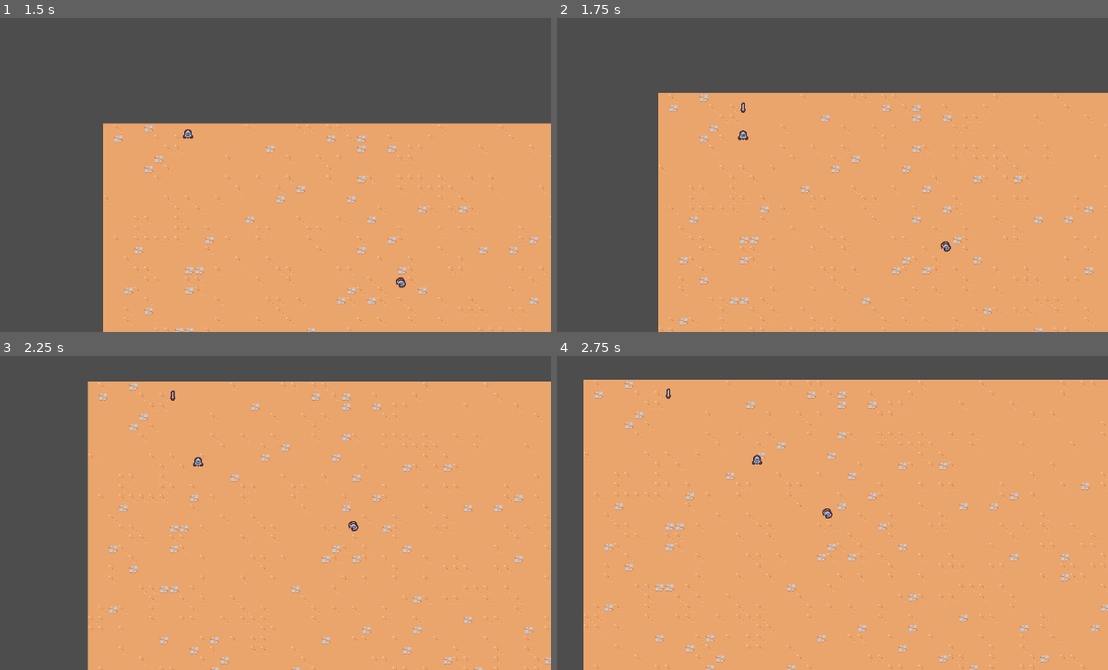
Above: before the commit, frames 1-4 (two rows, left to right).
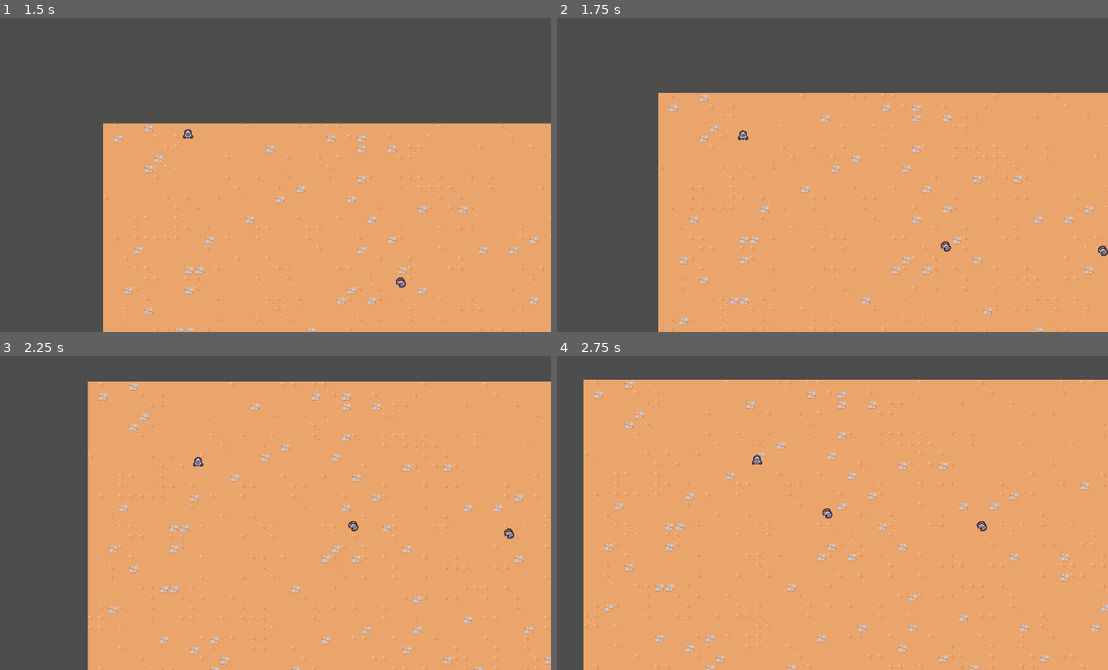
Above: after the commit, the same moments.

Repository: justknick/myFirst2DSurvivorsGame
Game: Godot game, scene res://scenes/main/main.tscn
Two runs of this game, one before a commit and one after it. Both use one fixed random seed, a clock stepped at 60 frames per second and the inputs below.
Inputs:
- Up to frame 1 (1.5 s): hold D (move_right) 0.53-1.28 s; hold S (move_down) from 1.28 s (still down)
- Up to frame 2 (1.75 s): keep holding S (move_down)
- Up to frame 3 (2.25 s): release S (move_down) at 2.03 s; hold D (move_right) from 2.03 s (still down)
- Up to frame 4 (2.75 s): keep holding D (move_right)

Frame 1 is identical in both runs. In frame 2, less than 0.1% of the frame differs, in the area x 33-100%, y 26-76%; in frame 3, less than 0.1%, in the area x 30-94%, y 11-59%; in frame 4, less than 0.1%.

Commit message:
updated main, basic enemy, sword ability, sword ability controller (sword attacks closer enemy)

Diff:
--- a/scenes/ability/sword_ability/sword_ability.tscn
+++ b/scenes/ability/sword_ability/sword_ability.tscn
@@ -1,8 +1,90 @@
-[gd_scene load_steps=2 format=3 uid="uid://d3je3smxavpyd"]
+[gd_scene load_steps=5 format=3 uid="uid://d3je3smxavpyd"]
 
 [ext_resource type="Texture2D" uid="uid://cgbxcuv81708a" path="res://scenes/ability/sword_ability/sword.png" id="1_jkila"]
 
+[sub_resource type="Animation" id="Animation_3igil"]
+length = 0.001
+tracks/0/type = "value"
+tracks/0/imported = false
+tracks/0/enabled = true
+tracks/0/path = NodePath("Sprite2D:rotation")
+tracks/0/interp = 1
+tracks/0/loop_wrap = true
+tracks/0/keys = {
+"times": PackedFloat32Array(0),
+"transitions": PackedFloat32Array(1),
+"update": 0,
+"values": [0.0]
+}
+tracks/1/type = "value"
+tracks/1/imported = false
+tracks/1/enabled = true
+tracks/1/path = NodePath("Sprite2D:scale")
+tracks/1/interp = 1
+tracks/1/loop_wrap = true
+tracks/1/keys = {
+"times": PackedFloat32Array(0),
+"transitions": PackedFloat32Array(1),
+"update": 0,
+"values": [Vector2(1, 1)]
+}
+
+[sub_resource type="Animation" id="Animation_dbawg"]
+resource_name = "swing"
+length = 0.75
+step = 0.05
+tracks/0/type = "value"
+tracks/0/imported = false
+tracks/0/enabled = true
+tracks/0/path = NodePath("Sprite2D:rotation")
+tracks/0/interp = 2
+tracks/0/loop_wrap = true
+tracks/0/keys = {
+"times": PackedFloat32Array(0, 0.2, 0.4, 0.75),
+"transitions": PackedFloat32Array(1, 1, 1.68179, 1),
+"update": 0,
+"values": [0.0, -0.174533, 3.14159, 0.0]
+}
+tracks/1/type = "value"
+tracks/1/imported = false
+tracks/1/enabled = true
+tracks/1/path = NodePath("Sprite2D:scale")
+tracks/1/interp = 2
+tracks/1/loop_wrap = true
+tracks/1/keys = {
+"times": PackedFloat32Array(0, 0.1, 0.2, 0.35, 0.5, 0.75),
+"transitions": PackedFloat32Array(1, 1, 1, 1, 5.65686, 1),
+"update": 0,
+"values": [Vector2(0, 0), Vector2(1.25, 1.25), Vector2(1, 1), Vector2(2, 2), Vector2(1, 1), Vector2(0, 0)]
+}
+tracks/2/type = "method"
+tracks/2/imported = false
+tracks/2/enabled = true
+tracks/2/path = NodePath(".")
+tracks/2/interp = 1
+tracks/2/loop_wrap = true
+tracks/2/keys = {
+"times": PackedFloat32Array(0.75),
+"transitions": PackedFloat32Array(1),
+"values": [{
+"args": [],
+"method": &"queue_free"
+}]
+}
+
+[sub_resource type="AnimationLibrary" id="AnimationLibrary_tymy0"]
+_data = {
+"RESET": SubResource("Animation_3igil"),
+"swing": SubResource("Animation_dbawg")
+}
+
 [node name="SwordAbility" type="Node2D"]
+
+[node name="AnimationPlayer" type="AnimationPlayer" parent="."]
+autoplay = "swing"
+libraries = {
+"": SubResource("AnimationLibrary_tymy0")
+}
 
 [node name="Sprite2D" type="Sprite2D" parent="."]
 texture = ExtResource("1_jkila")
--- a/scenes/ability/sword_ability_controller/sword_ability_controller.gd
+++ b/scenes/ability/sword_ability_controller/sword_ability_controller.gd
@@ -1,5 +1,7 @@
 extends Node
 # Purpose is to  spawn the sword in an auto fashion to attack enemies
+
+const MAX_RANGE = 150
 
 # Specify scene that corresponds to sword ability
 # Tells the type of variable that's being exported in the inspector
@@ -12,14 +14,30 @@
 
 
 func on_timer_timeout():
-	# we will place the location where the sword ability to appear
 	var player = get_tree().get_first_node_in_group("player") as Node2D
 	if player == null:
 		return
+
+	# we will place the location where the sword ability to appear
+	var enemies = get_tree().get_nodes_in_group("enemy")
+	enemies = enemies.filter(func(enemy: Node2D):
+		return enemy.global_position.distance_squared_to(player.global_position) < pow(MAX_RANGE, 2)
+#		return false
+	)
+
+	if enemies.size() == 0:
+		return
+
+
+	enemies.sort_custom(func(a: Node2D, b: Node2D):
+		var a_distance = a.global_position.distance_squared_to(player.global_position)
+		var b_distance = b.global_position.distance_squared_to(player.global_position)
+		return a_distance < b_distance
+	)
 
 	# the var will instantiate the ability, but not display anything
 	# placed after player instance, bc we want to ensure player exists
 	var sword_instance = sword_ability.instantiate() as Node2D
 	# we will add child node to the scene where player node is (i.e. main)
 	player.get_parent().add_child(sword_instance)
-	sword_instance.global_position = player.global_position
+	sword_instance.global_position = enemies[0].global_position
--- a/scenes/basic_enemy/basic_enemy.tscn
+++ b/scenes/basic_enemy/basic_enemy.tscn
@@ -6,7 +6,7 @@
 [sub_resource type="CircleShape2D" id="CircleShape2D_77axf"]
 radius = 6.0
 
-[node name="BasicEnemy" type="CharacterBody2D"]
+[node name="BasicEnemy" type="CharacterBody2D" groups=["enemy"]]
 collision_layer = 0
 script = ExtResource("1_ydhnh")
 
--- a/scenes/main/main.tscn
+++ b/scenes/main/main.tscn
@@ -18,3 +18,6 @@
 
 [node name="BasicEnemy" parent="." instance=ExtResource("4_5p077")]
 position = Vector2(581, 327)
+
+[node name="BasicEnemy2" parent="." instance=ExtResource("4_5p077")]
+position = Vector2(840, 312)
